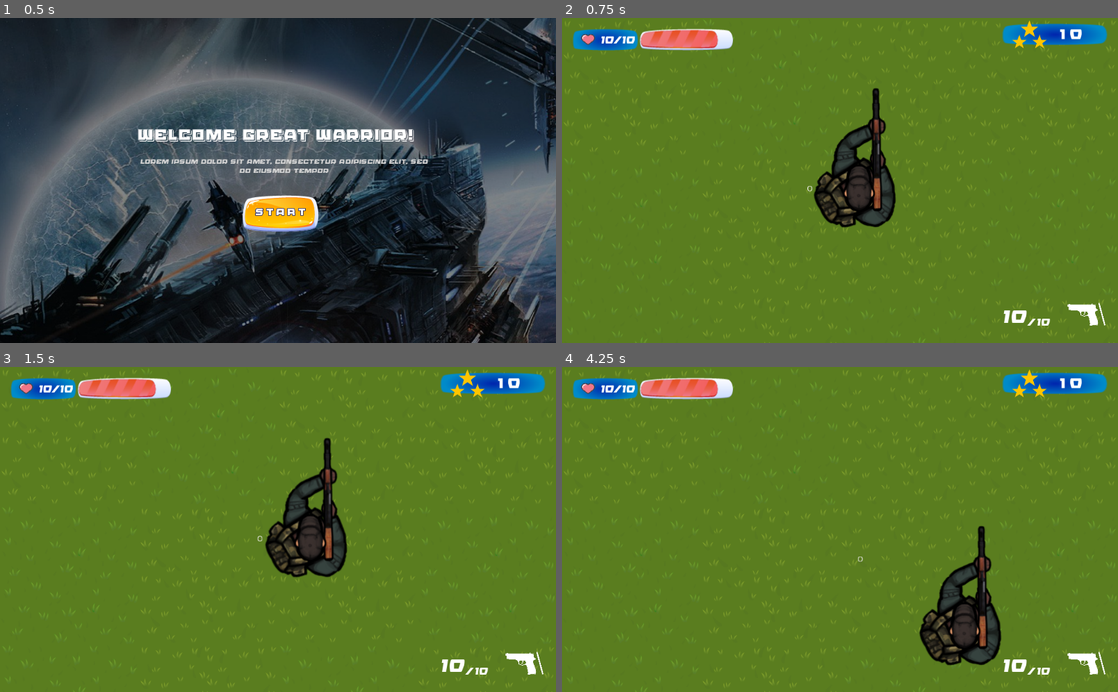
Above: before the commit, frames 1-4 (two rows, left to right).
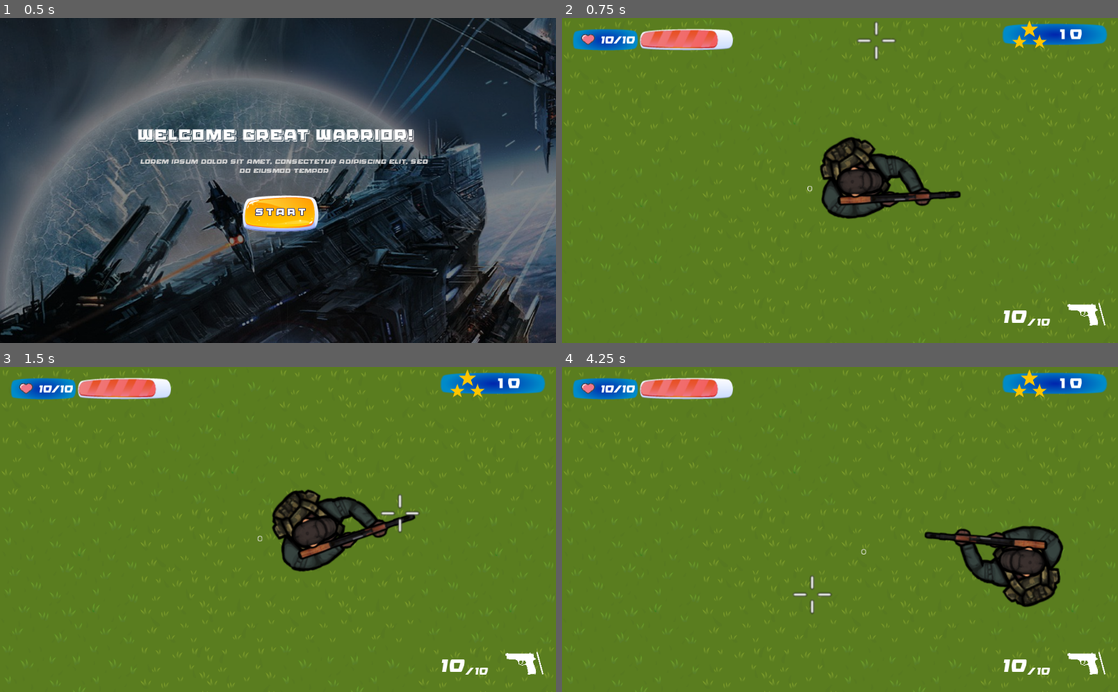
Above: after the commit, the same moments.

Repository: ekarus/godot_training
Game: Godot game, scene res://UI/MainMenu.tscn
Same seed, same stepped clock (60 frames per second), same inputs: the game is played once before the commit and once after it.
Inputs (mouse positions are in pixels of both pictures, inside the frame that each line leads up to):
- Up to frame 1 (0.5 s): no input
- Up to frame 2 (0.75 s): click "START" at 0.5 s
- Up to frame 3 (1.5 s): tap Enter at 1.25 s; move the mouse to (400, 513) at 1.27 s; press the mouse at (400, 513) at 1.28 s; hold D (player_move_right) from 1.28 s (still down)
- Up to frame 4 (4.25 s): move the mouse to (728, 545) at 2.02 s; release D (player_move_right) at 2.03 s; release the mouse at (728, 545) at 2.03 s; hold S (player_move_down) 2.03-2.78 s; click (728, 545) at 2.1 s; move the mouse to (895, 458) at 2.77 s; press the mouse at (895, 458) at 2.78 s; hold D (player_move_right) 2.78-3.53 s; move the mouse to (812, 594) at 3.52 s; release the mouse at (812, 594) at 3.53 s; hold W (player_move_up) from 3.53 s (still down); click (812, 594) at 3.6 s

Frame 1 is identical in both runs. In frame 2, 3.7% of the frame differs, in the area x 45-72%, y 1-65%; in frame 3, 3.7%; in frame 4, 6.6%, in the area x 41-91%, y 48-92%.

Commit message:
Crosshair + Player rotation + fixed collision

Diff:
--- a/Game.tscn
+++ b/Game.tscn
@@ -1,15 +1,22 @@
-[gd_scene load_steps=5 format=2]
+[gd_scene load_steps=7 format=2]
 
 [ext_resource path="res://assets/Tiles/ground_tileset.tres" type="TileSet" id=1]
 [ext_resource path="res://UI/HUD.tscn" type="PackedScene" id=2]
 [ext_resource path="res://actors/Player.tscn" type="PackedScene" id=3]
 [ext_resource path="res://Src/LevelUtils/EnemySpawner.tscn" type="PackedScene" id=4]
+[ext_resource path="res://Src/GGP/Crosshair.gd" type="Script" id=5]
+[ext_resource path="res://assets/csgo-crosshair-png-1.png" type="Texture" id=6]
 
 [node name="World" type="Node2D"]
 
 [node name="CanvasLayer" type="CanvasLayer" parent="."]
 
 [node name="HUD" parent="CanvasLayer" instance=ExtResource( 2 )]
+
+[node name="Crosshair" type="Sprite" parent="CanvasLayer"]
+position = Vector2( 579.203, 41.7208 )
+texture = ExtResource( 6 )
+script = ExtResource( 5 )
 
 [node name="TileMap" type="TileMap" parent="."]
 tile_set = ExtResource( 1 )
--- a/Src/GGP/Actor.gd
+++ b/Src/GGP/Actor.gd
@@ -10,9 +10,9 @@
 	pass # Replace with function body.
 
 func _physics_process(delta):
-	var velocity = MovementDir * MOVE_SPEED * delta
+	var velocity = MovementDir * MOVE_SPEED
 
-	move_and_collide(velocity)
+	move_and_slide(velocity)
 	pass
 
 # Called every frame. 'delta' is the elapsed time since the previous frame.
--- /dev/null
+++ b/Src/GGP/Crosshair.gd
@@ -0,0 +1,16 @@
+extends Sprite
+
+
+# Declare member variables here. Examples:
+# var a = 2
+# var b = "text"
+
+
+# Called when the node enters the scene tree for the first time.
+func _ready():
+	pass # Replace with function body.
+
+
+func _input(event):
+	if event is InputEventMouseMotion:
+		position = event.position
--- a/Src/GGP/Player.gd
+++ b/Src/GGP/Player.gd
@@ -36,3 +36,8 @@
 		(activeWeapon as WeaponBase)._shoot(self.position + activeWeapon.position, -self.rotation_degrees)
 
 	pass
+
+
+func _input(event):
+	if event is InputEventMouseMotion:
+		look_at(event.position)
--- a/actors/Player.tscn
+++ b/actors/Player.tscn
@@ -5,22 +5,21 @@
 [ext_resource path="res://actors/BaseWeapon.tscn" type="PackedScene" id=3]
 
 [sub_resource type="CircleShape2D" id=1]
-radius = 85.409
+radius = 72.8291
 
 [node name="BaseActor" type="KinematicBody2D"]
 position = Vector2( 0.857422, 0 )
 script = ExtResource( 2 )
-MOVE_SPEED = 200.0
 
 [node name="Sprite" type="Sprite" parent="."]
-position = Vector2( -20.577, -57.4442 )
-rotation = -1.5708
+position = Vector2( 45.5264, -41.3256 )
+rotation = -0.0406293
 texture = ExtResource( 1 )
 
 [node name="CollisionShape2D" type="CollisionShape2D" parent="."]
+position = Vector2( -5.93253, -23.5514 )
 shape = SubResource( 1 )
 
 [node name="Weapon" parent="." instance=ExtResource( 3 )]
-position = Vector2( 26.6001, -191.429 )
+position = Vector2( 183.028, -0.0845795 )
 rotation = 1.5708
-cooldownTime = 0.166
Binary file added: Assets/csgo-crosshair-png-1.png
